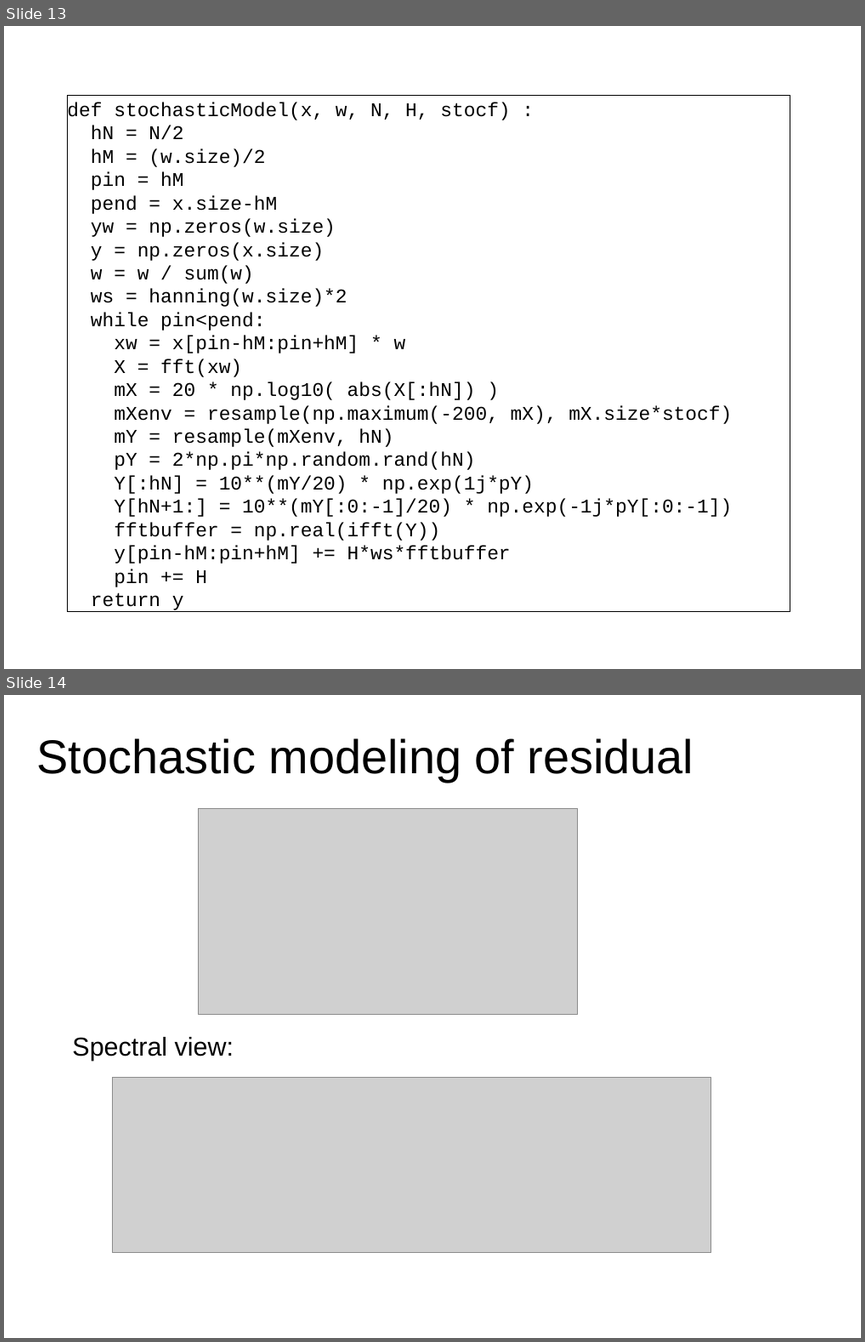
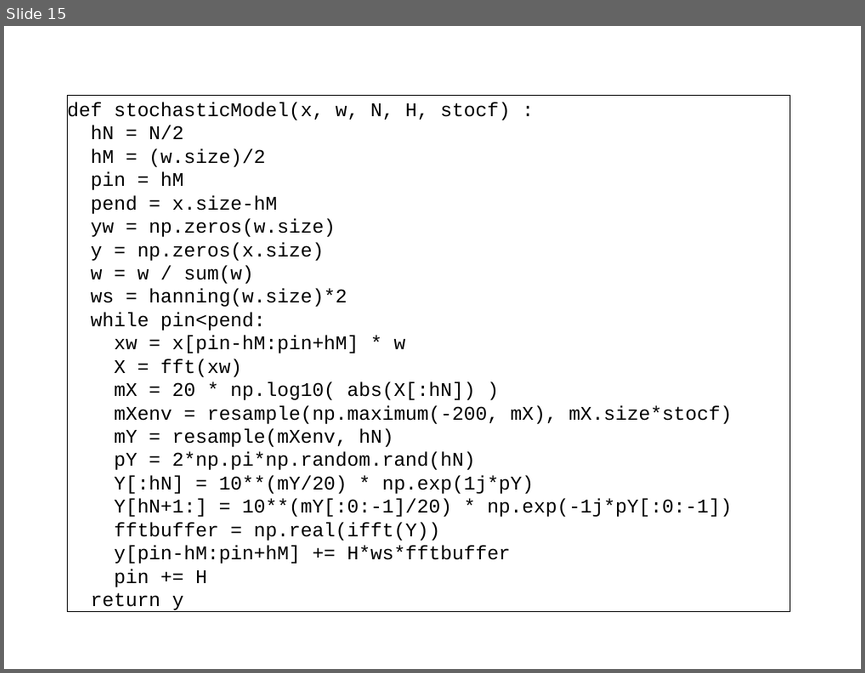
Before and after one commit to MTG/sms-tools, a slide deck: teaching-material/lectures/lect7-Sinusoidal-plus-Residual-model/7-Sinusoidal-plus-Residual-model.odp. Shown one above the other, each under a label of ours: slides 13 and 14 before the commit, slide 15 after it. The pictures are 865x1342 and 865x673 pixels, drawn with LibreOffice and Linux fonts; fonts in the diff are those of the drawing; grey boxes stand for pictures. Boxes give left, top, right and bottom in pixels: in the first picture for what was removed or moved away, otherwise in the second. Text is boxed around its words. In the diff, an @@ line names an element or a change of style, - is before the commit and + after.

```diff
--- a/teaching-material/lectures/lect7-Sinusoidal-plus-Residual-model/7-Sinusoidal-plus-Residual-model.odp
+++ b/teaching-material/lectures/lect7-Sinusoidal-plus-Residual-model/7-Sinusoidal-plus-Residual-model.odp
@@ slide 14 removed at (x1=4, y1=695, x2=861, y2=1338), background #FFFFFF @@
@@ title removed at (x1=37, y1=738, x2=694, y2=782) @@
-Stochastic modeling of residual
@@ picture removed at (x1=199, y1=809, x2=578, y2=1015) @@
@@ text removed at (x1=72, y1=1037, x2=234, y2=1061) @@
-Spectral view:
@@ picture removed at (x1=113, y1=1077, x2=711, y2=1252) @@
@@ what was slide 13 is now slide 15 @@
```
Also in this commit, not shown: 9 slides changed, 1 slide added, 17 other files.
